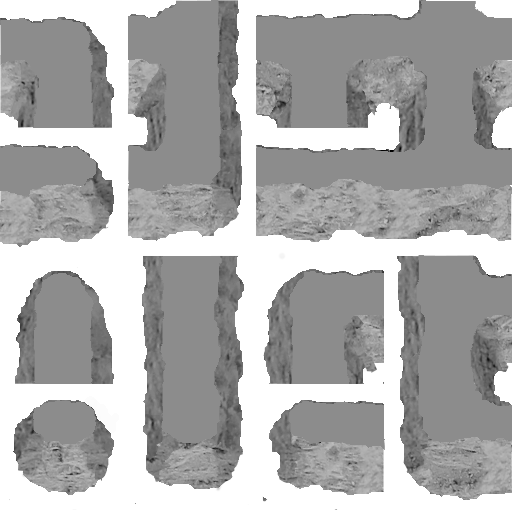
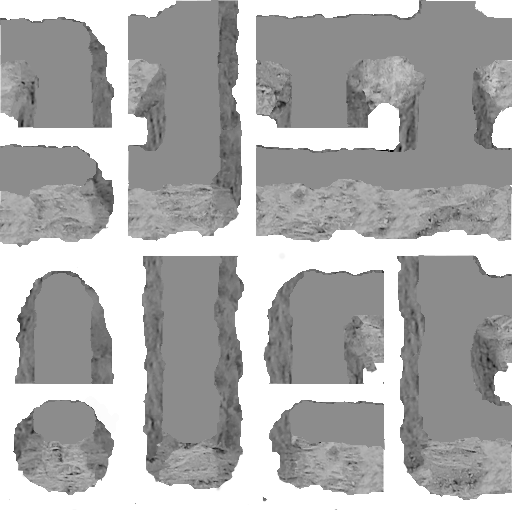
Layered file, before and after one edit (w=512, h=512). Changes by layer:
painted on "roof" over 405, 56, 427, 147
painted on "rock-front" over 362, 56, 508, 116
